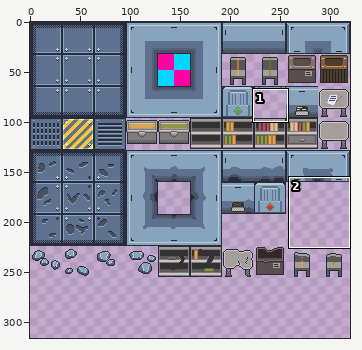
Sprite sheet -- src/assets/Tilesets/TileSet v1.0.png. The picture above shows the old version from afar; the outline marks the close-up.
Close-up. The starting point:
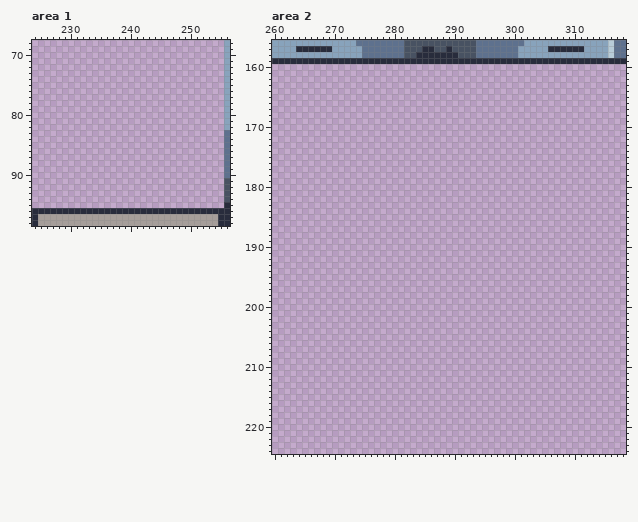
The file is 320x320 pixels. Shown: area 1: x 224..256, y 68..98; area 2: x 260..318, y 156..224. The wide view leaves out empty margins. The commit also changed other parts of the picture, which this record leaves out.
Now the later version:
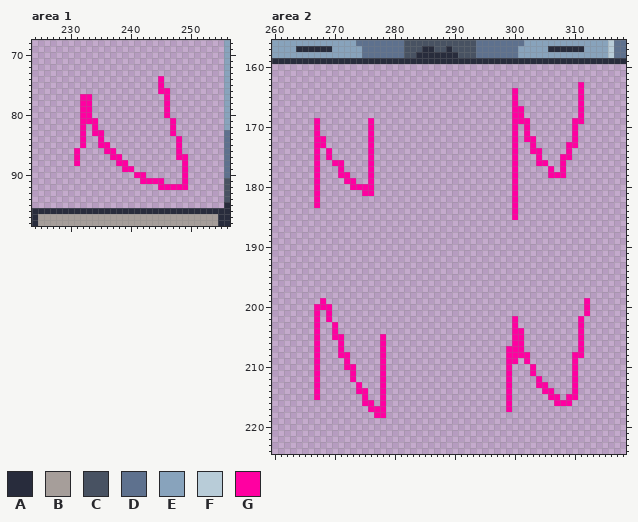
Palette (. is transparent): A #282c3c  B #a69e9a  C #485262  D #5e718e  E #88a3bc  F #b8ccd8  G #ff00a1
Edits made:
Area 1:
Colour G is added in rows 74 to 75 at x 245; in row 76 at x 245 to 246; in rows 77 to 80 at x 232 to 233 and 246; in row 81 at x 232 to 234 and 247; in row 82 at x 232, 234 and 247; in row 83 at x 232, 234 to 235 and 247.
Colour G is added in row 84 at x 232, 235 and 248; in row 85 at x 232, 235 to 236 and 248; in row 86 at x 231, 236 to 237 and 248; in row 87 at x 231, 237 to 238 and 248 to 249; in row 88 at x 231, 238 to 239 and 249; in row 89 at x 239 to 240 and 249.
Colour G is added in row 90 at x 241 to 242 and 249; in row 91 at x 242 to 245 and 249; in row 92 at x 245 to 249.
Area 2:
Colour G is added in row 163 at x 311; in rows 164 to 166 at x 300 and 311; in rows 167 to 168 at x 300 to 301 and 311; in row 169 at x 267, 276, 300 to 302 and 310 to 311; in rows 170 to 171 at x 267, 276, 300, 302 and 310; in row 172 at x 267 to 268, 276, 300, 302 to 303 and 310.
Colour G is added in row 173 at x 267 to 268, 276, 300, 303 and 309 to 310; in row 174 at x 267, 269, 276, 300, 303 to 304 and 309; in row 175 at x 267, 269, 276, 300, 304 and 308 to 309; in row 176 at x 267, 270 to 271, 276, 300, 304 to 305 and 308; in row 177 at x 267, 271, 276, 300, 306 and 308; in row 178 at x 267, 271 to 272, 276, 300 and 306 to 308.
Colour G is added in row 179 at x 267, 272 to 273, 276 and 300; in row 180 at x 267, 273 to 276 and 300; in row 181 at x 267, 275 to 276 and 300; in rows 182 to 183 at x 267 and 300; in rows 184 to 185 at x 300; in row 199 at x 268 and 312.
Colour G is added in row 200 at x 267 to 269 and 312; in row 201 at x 267, 269 and 312; in row 202 at x 267, 269, 300 and 311; in row 203 at x 267, 270, 300 and 311; in row 204 at x 267, 270, 300 to 301 and 311; in row 205 at x 267, 270 to 271, 278, 300 to 301 and 311.
Colour G is added in row 206 at x 267, 271, 278, 300 to 301 and 311; in row 207 at x 267, 271, 278, 299 to 301 and 311; in row 208 at x 267, 271 to 272, 278, 299 to 302 and 310 to 311; in row 209 at x 267, 272, 278, 299 to 300, 302 and 310; in row 210 at x 267, 272 to 273, 278, 299, 303 and 310; in row 211 at x 267, 273, 278, 299, 303 and 310.
Colour G is added in row 212 at x 267, 273, 278, 299, 304 and 310; in row 213 at x 267, 274, 278, 299, 304 to 305 and 310; in row 214 at x 267, 274 to 275, 278, 299, 305 to 306 and 310; in row 215 at x 267, 275, 278, 299, 306 to 307 and 309 to 310; in row 216 at x 275 to 276, 278, 299 and 307 to 309; in row 217 at x 276 to 278 and 299.
Colour G is added in row 218 at x 277 to 278.
Boxes around the changes in both close-ups, in picture pixels (x1, y1, x2, y2):
added: (74, 76, 188, 190)
added: (512, 82, 584, 220)
added: (314, 118, 374, 208)
added: (314, 298, 386, 418)
added: (506, 298, 590, 412)
